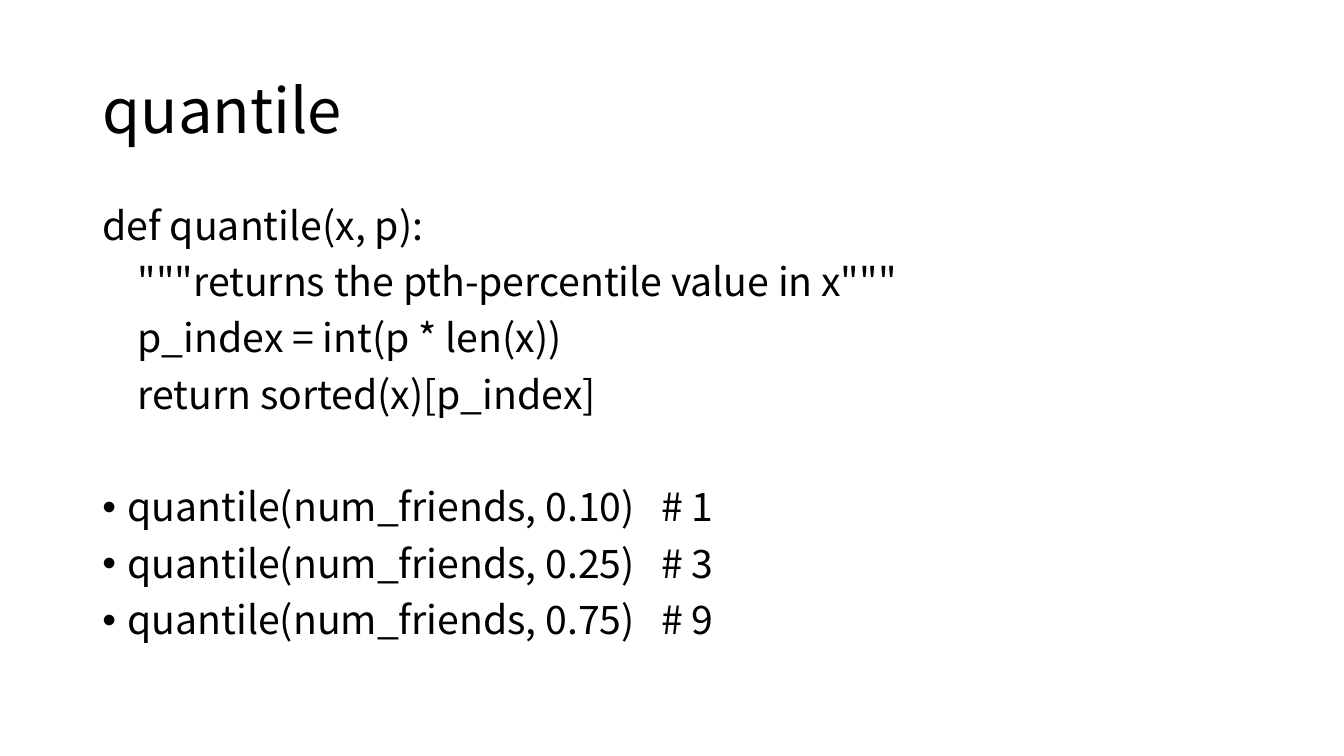
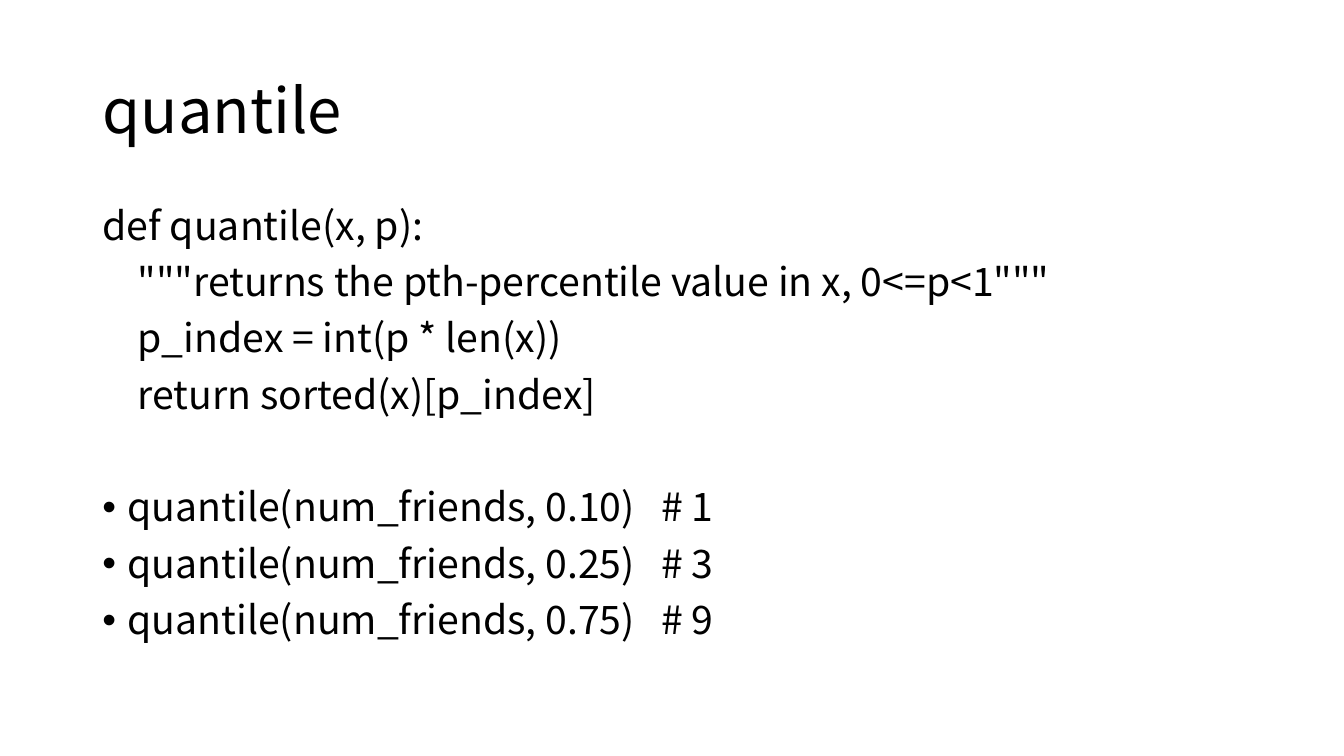
Before and after one commit to ksublee/SPuP, a slide deck: slide 6 of ppt/Python_8_Statistics.pptx. Drawn at 1344x756 pixels with LibreOffice and Linux fonts; fonts in the diff are those of the drawing. Boxes give left, top, right and bottom in pixels: in the first picture for what was removed or moved away, otherwise in the second. Text is boxed around its words. In the diff, an @@ line names an element or a change of style, - is before the commit and + after.

```diff
--- a/ppt/Python_8_Statistics.pptx
+++ b/ppt/Python_8_Statistics.pptx
@@ text at (138, 264, 1050, 305): text changed @@
-"""returns the pth-percentile value in x"""
+"""returns the pth-percentile value in x, 0<=p<1"""
```
Also in this commit, not shown: 2 other slides changed.
